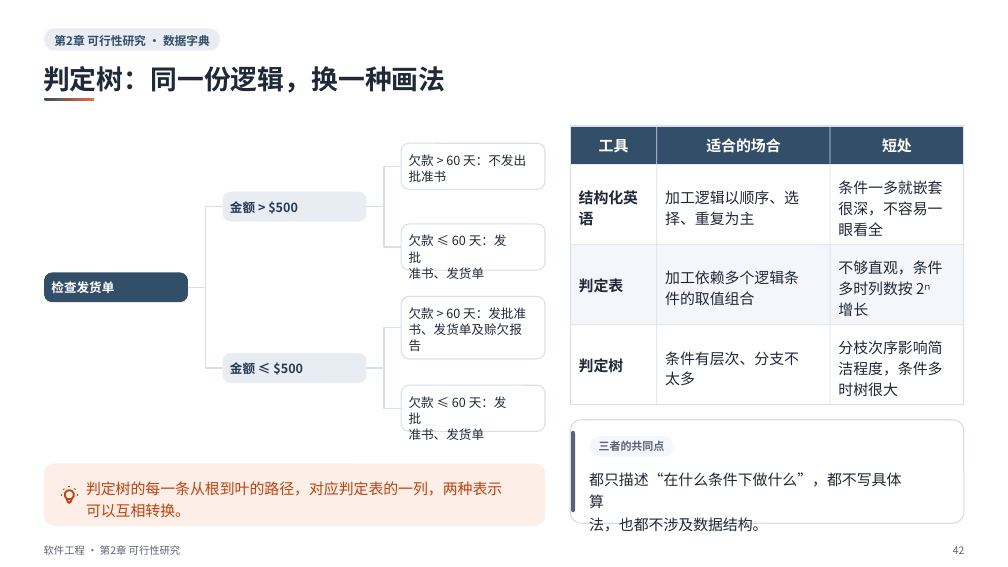
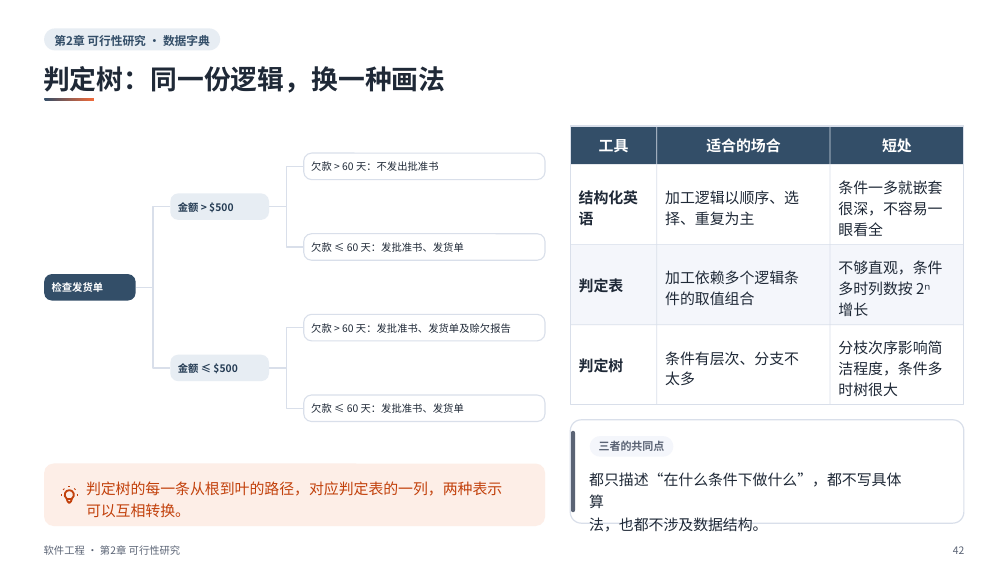
Before and after one commit to sweetcornna/JLU-remake, a slide deck: slide 42 of 大三上/软件工程/重制版PPT/第2章 可行性研究（重制版）.pptx. Drawn at 1008x567 pixels with LibreOffice and Linux fonts; fonts in the diff are those of the drawing. Boxes give left, top, right and bottom in pixels: in the first picture for what was removed or moved away, otherwise in the second. Text is boxed around its words. In the diff, an @@ line names an element or a change of style, - is before the commit and + after.

```diff
--- a/大三上/软件工程/重制版PPT/第2章 可行性研究（重制版）.pptx
+++ b/大三上/软件工程/重制版PPT/第2章 可行性研究（重制版）.pptx
@@ rounded rectangle: place and size @@
-rounded rectangle at <box>402,143,545,189</box>
+rounded rectangle at <box>304,153,545,179</box>
@@ text at <box>311,161,439,171</box>: text changed; size 12 to 9.8 pt @@
-欠款 > 60 天：不发出
-批准书
+欠款 > 60 天：不发出批准书
@@ freeform shape: place and size @@
-freeform shape at <box>188,206,223,287</box>
+freeform shape at <box>135,206,170,287</box>
@@ rounded rectangle: place and size @@
-rounded rectangle at <box>222,192,366,222</box>
+rounded rectangle at <box>170,194,269,220</box>
@@ text "金额 > $500": place and size @@
-text "金额 > $500" at <box>230,199,298,216</box>
+text "金额 > $500" at <box>178,200,233,214</box>
@@ rounded rectangle: place and size @@
-rounded rectangle at <box>402,224,545,270</box>
+rounded rectangle at <box>304,234,545,260</box>
@@ text at <box>311,242,464,252</box>: text changed; size 12 to 9.8 pt @@
-欠款 ≤ 60 天：发批
-准书、发货单
+欠款 ≤ 60 天：发批准书、发货单
@@ rounded rectangle: place and size @@
-rounded rectangle at <box>44,272,188,302</box>
+rounded rectangle at <box>44,274,135,300</box>
@@ freeform shape: place and size @@
-freeform shape at <box>188,287,223,368</box>
+freeform shape at <box>135,287,170,368</box>
@@ proportions changed in 7 elements at <box>44,274,135,300</box>, <box>170,194,269,220</box>, <box>170,355,269,381</box>, <box>304,153,545,179</box>, <box>304,234,545,260</box>, <box>304,395,545,421</box>, <box>304,315,545,341</box> @@
@@ rounded rectangle: place and size @@
-rounded rectangle at <box>402,296,545,359</box>
+rounded rectangle at <box>304,315,545,341</box>
@@ text at <box>311,323,511,333</box>: text changed; size 12 to 9.8 pt @@
-欠款 > 60 天：发批准
-书、发货单及赊欠报
-告
+欠款 > 60 天：发批准书、发货单及赊欠报告
@@ rounded rectangle: place and size @@
-rounded rectangle at <box>222,353,366,383</box>
+rounded rectangle at <box>170,355,269,381</box>
@@ size 12 to 9.8 pt in 3 elements at <box>52,282,104,292</box>, <box>178,200,233,214</box>, <box>178,362,237,376</box> @@
@@ text "金额 ≤ $500": place and size @@
-text "金额 ≤ $500" at <box>230,360,303,377</box>
+text "金额 ≤ $500" at <box>178,362,237,376</box>
@@ 4 freeform shapes: place and size @@
-4 freeform shapes at <box>367,166,402,408</box>
+4 freeform shapes at <box>269,166,304,408</box>
@@ rounded rectangle: place and size @@
-rounded rectangle at <box>402,386,545,432</box>
+rounded rectangle at <box>304,395,545,421</box>
@@ text at <box>311,403,464,413</box>: text changed; size 12 to 9.8 pt @@
-欠款 ≤ 60 天：发批
-准书、发货单
+欠款 ≤ 60 天：发批准书、发货单
```
Also in this commit, not shown: 22 other slides changed, 11 other files.
